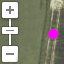
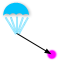
Layer changes from the first 64 × 64 image to the second:
added layer "canopy" above "lines" over [3, 2, 29, 16]
added layer "lines" above "Layer 1 copy" over [4, 16, 29, 35]
renamed "Layer" to "Layer 1 copy", showed it, painted on it over [16, 25, 58, 61]
removed layer "Layer 2" over [0, 0, 64, 64]
showed "Layer 1", painted on it over [0, 0, 64, 64]
